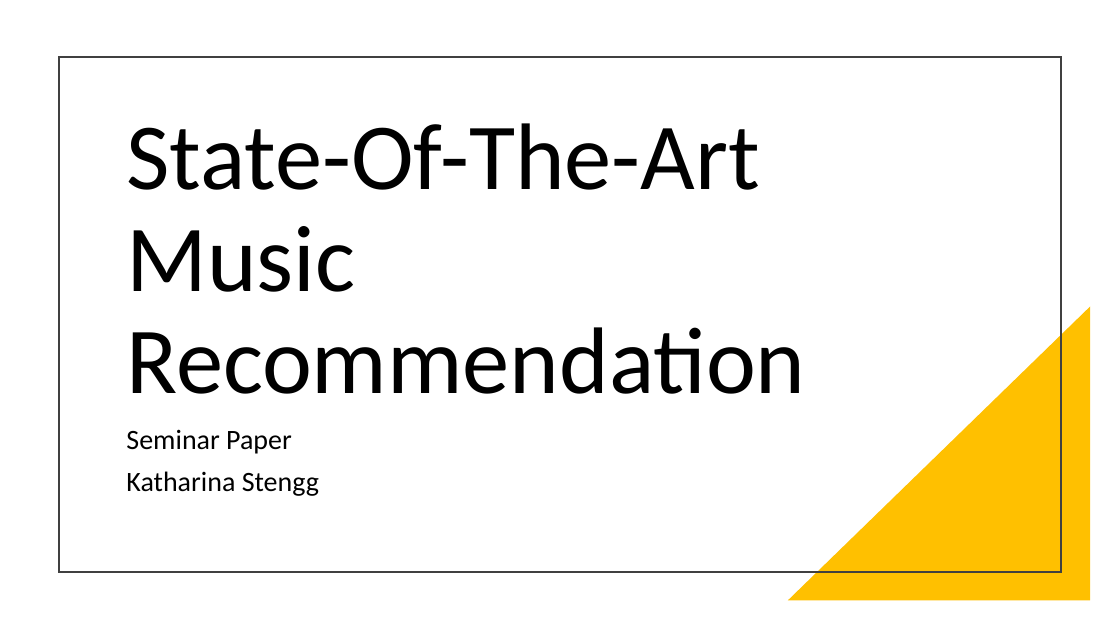
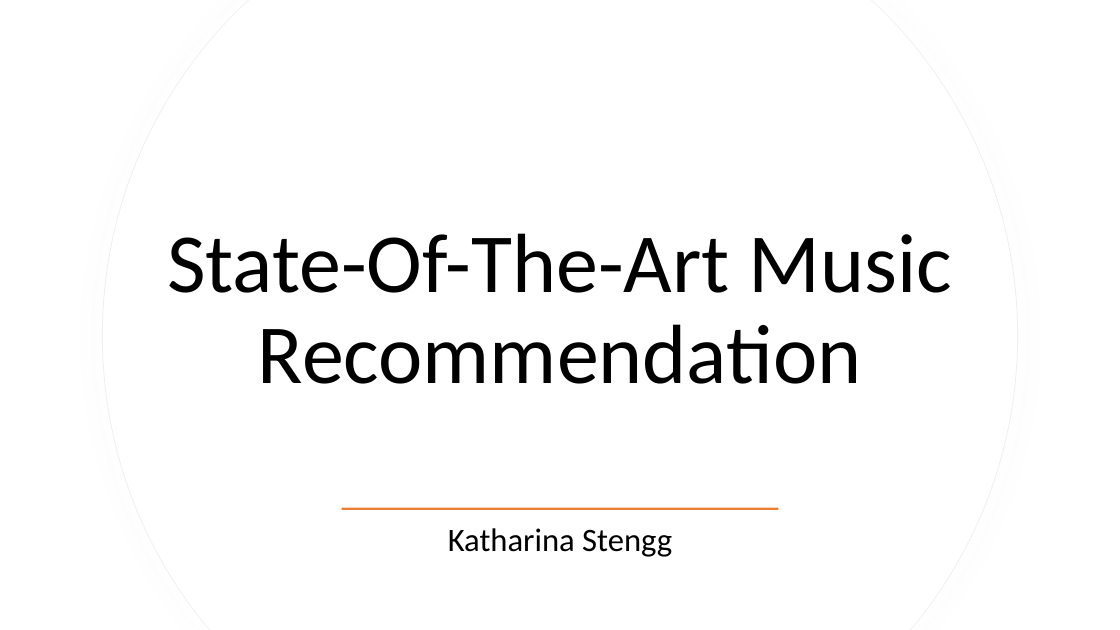
Before and after one commit to stenglx/seminar_ai, a slide deck: slide 1 of State-Of-The-Art Music Recommendation.pptx. Drawn at 1120x630 pixels with LibreOffice and Linux fonts; fonts in the diff are those of the drawing. Boxes give left, top, right and bottom in pixels: in the first picture for what was removed or moved away, otherwise in the second. Text is boxed around its words. In the diff, an @@ line names an element or a change of style, - is before the commit and + after.

```diff
--- a/State-Of-The-Art Music Recommendation.pptx
+++ b/State-Of-The-Art Music Recommendation.pptx
@@ freeform shape added at box(103, 0, 1018, 630), fill #FFFFFF, outline #EFEFEF 0.75 pt @@
@@ freeform shape added at box(103, 0, 1017, 630), fill #FFFFFF @@
@@ rectangle removed at box(59, 57, 1061, 572) @@
@@ title "State-Of-The-Art Music Recommendation": place and size @@
-title "State-Of-The-Art Music Recommendation" at box(126, 123, 805, 394)
+title "State-Of-The-Art Music Recommendation" at box(167, 233, 952, 384)
@@ title "State-Of-The-Art Music Recommendation" at box(167, 233, 952, 384): size 81 to 72 pt; alignment left to centre; vertical alignment bottom to middle @@
@@ right triangle removed at box(788, 307, 1091, 601) @@
@@ subtitle at box(126, 429, 292, 454): paragraph removed @@
-Seminar Paper
@@ rectangle added at box(342, 507, 779, 510), fill #ED7D31 @@
@@ subtitle "Katharina Stengg": place and size @@
-subtitle "Katharina Stengg" at box(126, 429, 319, 496)
+subtitle "Katharina Stengg" at box(448, 528, 672, 557)
@@ subtitle "Katharina Stengg" at box(448, 528, 672, 557): size 24 to 28 pt; alignment left to centre; vertical alignment top to middle @@
```
Also in this commit, not shown: 4 other slides changed, 3 slides added, 1 slide removed.
